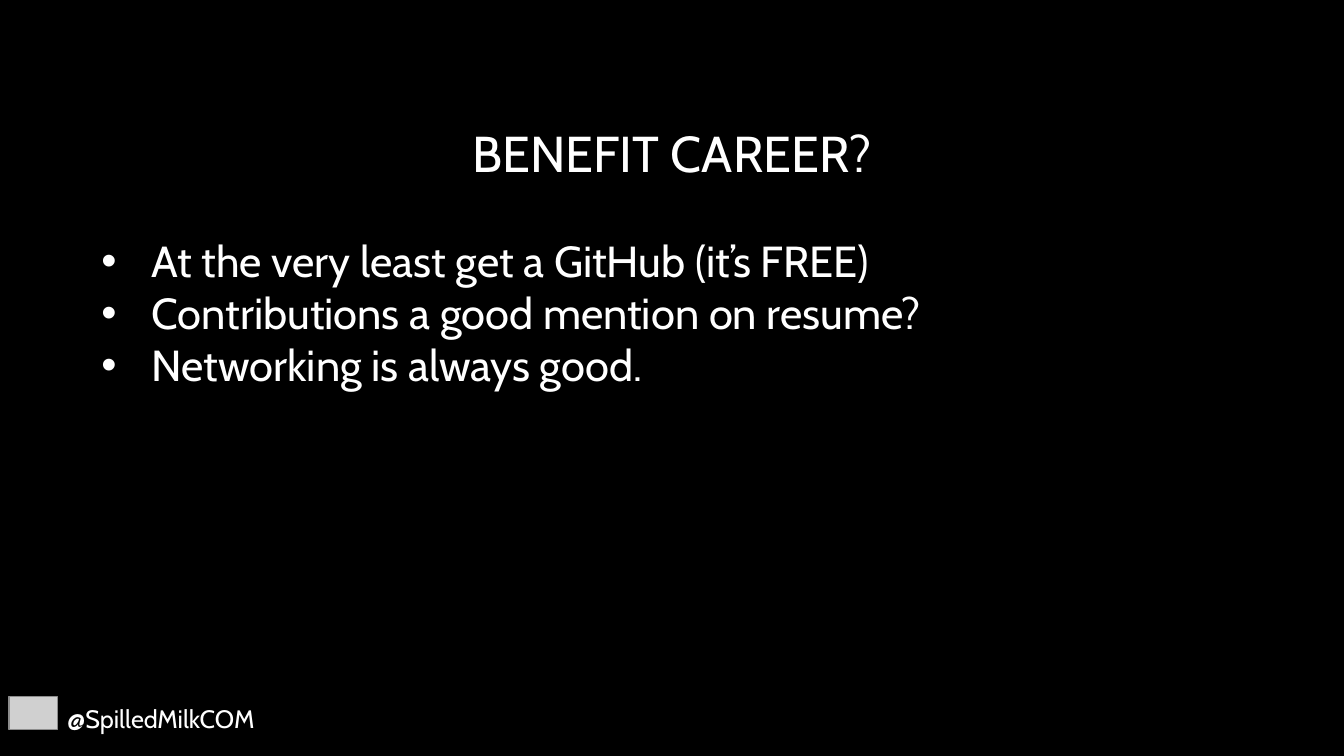
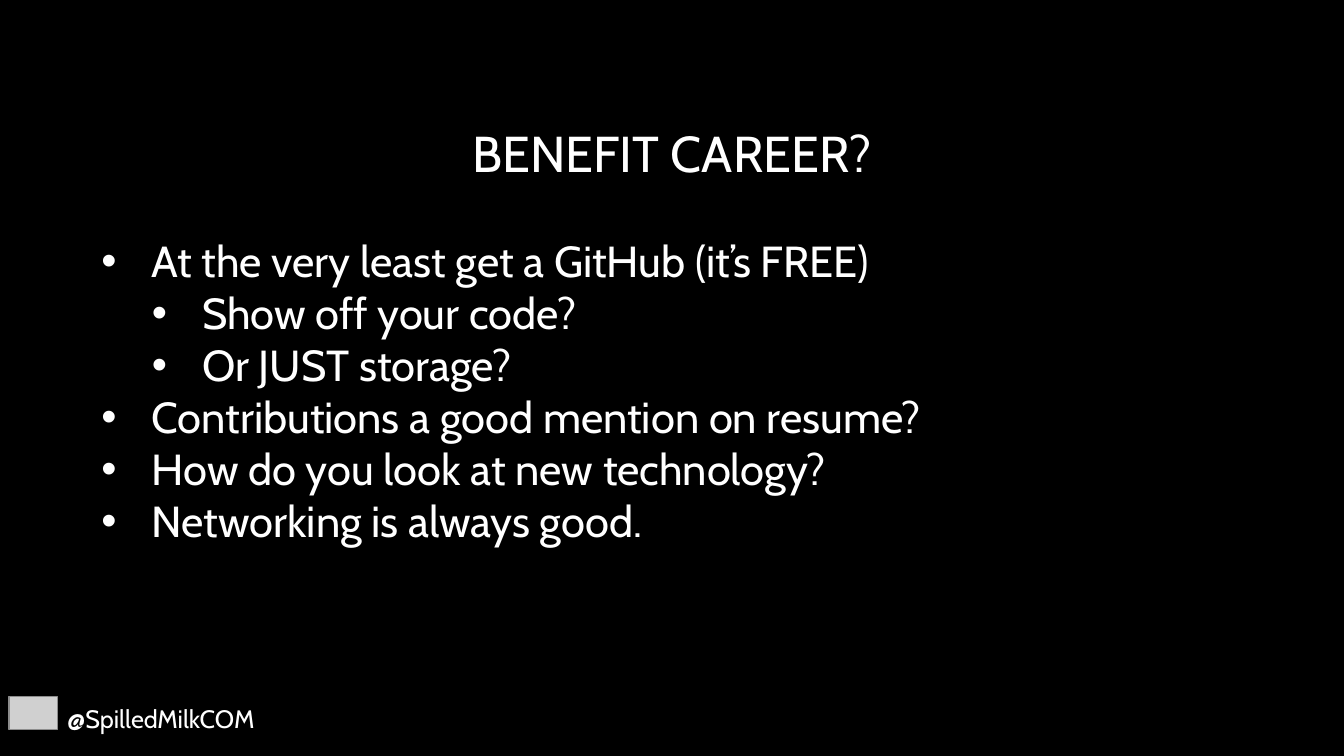
Before and after one commit to SpilledMilkCOM/DenDevDayUWP, a slide deck: slide 15 of Giving Back.pptx (slide 16 before the commit). Drawn at 1344x756 pixels with LibreOffice and Linux fonts; fonts in the diff are those of the drawing; grey boxes stand for pictures; background and template pictures are left out. Boxes give left, top, right and bottom in pixels: in the first picture for what was removed or moved away, otherwise in the second. Text is boxed around its words. In the diff, an @@ line names an element or a change of style, - is before the commit and + after.

```diff
--- a/Giving Back.pptx
+++ b/Giving Back.pptx
@@ text at <box>202,296,576,392</box>: paragraphs added @@
+  • Show off your code?
+  • Or JUST storage?
@@ text at <box>152,452,825,496</box>: paragraph added @@
+• How do you look at new technology?
```
Also in this commit, not shown: 5 other slides changed, 1 slide added, 1 other file.
